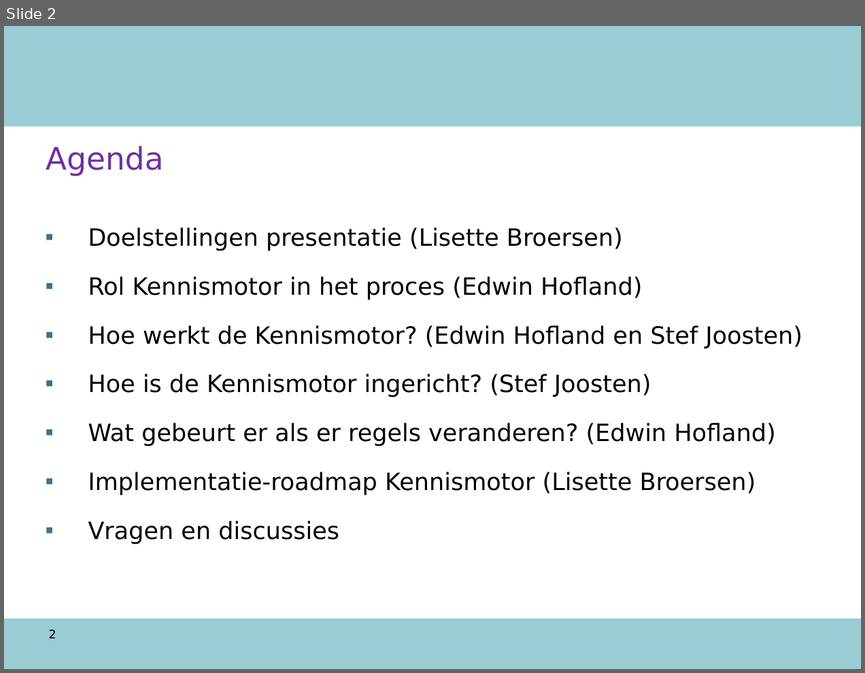
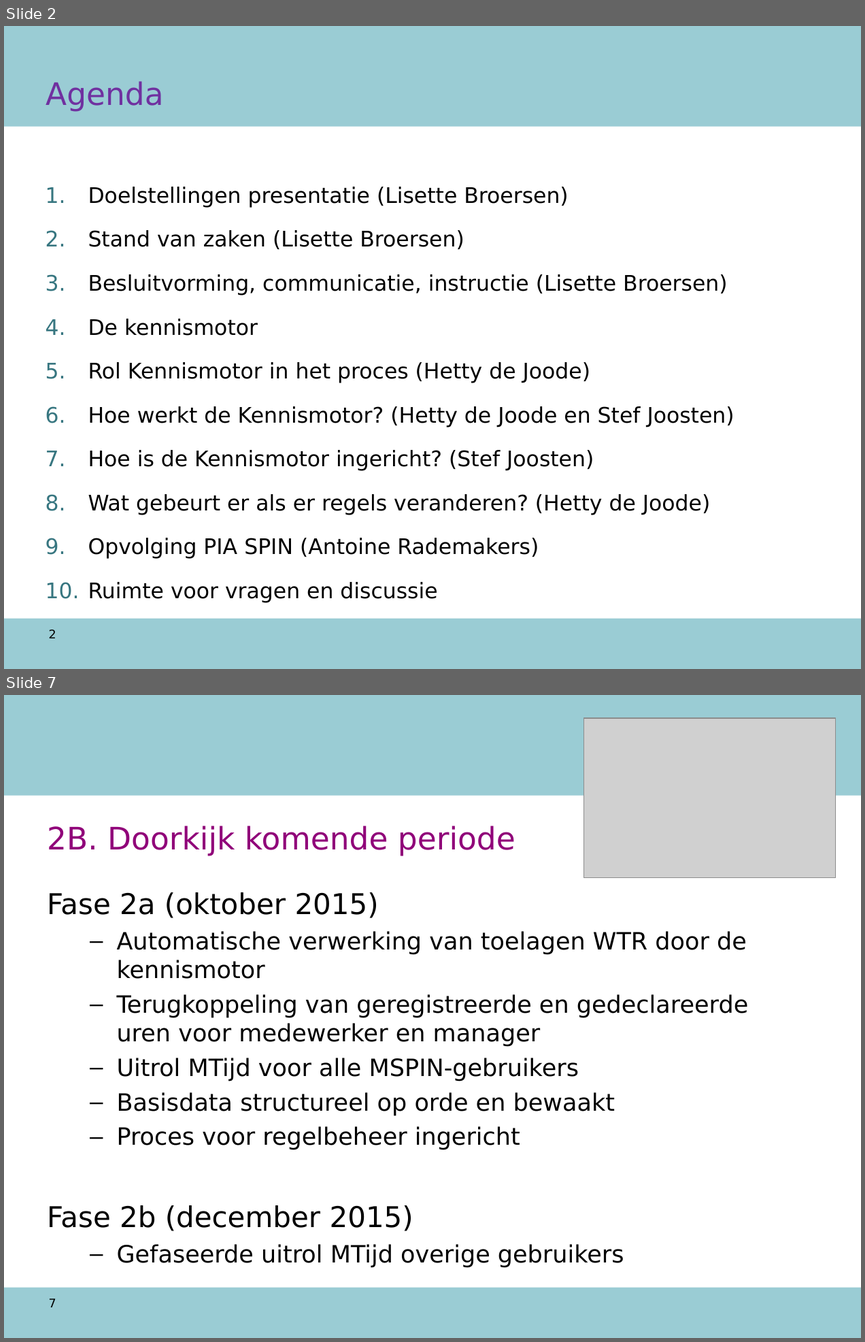
Before and after one commit to AmpersandTarski/ampersand-models, a slide deck: NVWA DTV/werkdocumenten/TO 12 augustus.ppt. Shown one above the other, each under a label of ours: slide 2 before the commit, slides 2 and 7 after it; the slides between them are not shown. The pictures are 865x673 and 865x1342 pixels, drawn with LibreOffice and Linux fonts; fonts in the diff are those of the drawing; grey boxes stand for pictures; background and template pictures are left out. Boxes give left, top, right and bottom in pixels: in the first picture for what was removed or moved away, otherwise in the second. Text is boxed around its words. In the diff, an @@ line names an element or a change of style, - is before the commit and + after.

```diff
--- a/NVWA DTV/werkdocumenten/TO 12 augustus.ppt
+++ b/NVWA DTV/werkdocumenten/TO 12 augustus.ppt
@@ slide 7 added at box(4, 695, 861, 1338), background #FFFFFF; not listed: 2 template elements that a slide beside it also shows @@
@@ picture added at box(584, 718, 836, 877) @@
@@ title added at box(47, 826, 515, 856), 26 pt, text #900079 @@
+2B. Doorkijk komende periode
@@ text added at box(47, 892, 748, 1268), 20 pt, text #000000 @@
+Fase 2a (oktober 2015)
+  – Automatische verwerking van toelagen WTR door de kennismotor
+  – Terugkoppeling van geregistreerde en gedeclareerde uren voor medewerker en manager
+  – Uitrol MTijd voor alle MSPIN-gebruikers
+  – Basisdata structureel op orde en bewaakt
+  – Proces voor regelbeheer ingericht
+Fase 2b (december 2015)
+  – Gefaseerde uitrol MTijd overige gebruikers
@@ page number added at box(49, 1298, 56, 1307), 10 pt, text #000000 @@
+7
@@ slide 2 changed as well @@
@@ title "Agenda": place and size @@
-title "Agenda" at box(45, 146, 164, 176)
+title "Agenda" at box(45, 81, 164, 112)
@@ text "Doelstellingen presentatie (Lisette Broersen)": place and size @@
-text "Doelstellingen presentatie (Lisette Broersen)" at box(88, 227, 802, 544)
+text "Doelstellingen presentatie (Lisette Broersen)" at box(88, 186, 734, 603)
@@ text at box(88, 186, 594, 471): size 20 to 18 pt in "Doelstellingen presentatie (Lisette Broersen)", "Hoe is de Kennismotor ingericht? (Stef Joosten)"; bullet ▪ to 1. @@
@@ text at box(88, 230, 734, 427): text changed; size 20 to 18 pt @@
-▪ Rol Kennismotor in het proces (Edwin Hofland)
-▪ Hoe werkt de Kennismotor? (Edwin Hofland en Stef Joosten)
+2. Stand van zaken (Lisette Broersen)
+3. Besluitvorming, communicatie, instructie (Lisette Broersen)
+4. De kennismotor
+5. Rol Kennismotor in het proces (Hetty de Joode)
+6. Hoe werkt de Kennismotor? (Hetty de Joode en Stef Joosten)
@@ text at box(88, 494, 710, 603): text changed; size 20 to 18 pt @@
-▪ Wat gebeurt er als er regels veranderen? (Edwin Hofland)
-▪ Implementatie-roadmap Kennismotor (Lisette Broersen)
-▪ Vragen en discussies
+8. Wat gebeurt er als er regels veranderen? (Hetty de Joode)
+9. Opvolging PIA SPIN (Antoine Rademakers)
+10. Ruimte voor vragen en discussie
```
Also in this commit, not shown: 11 other slides changed, 23 other slides added, 6 slides removed, 1 other file.
